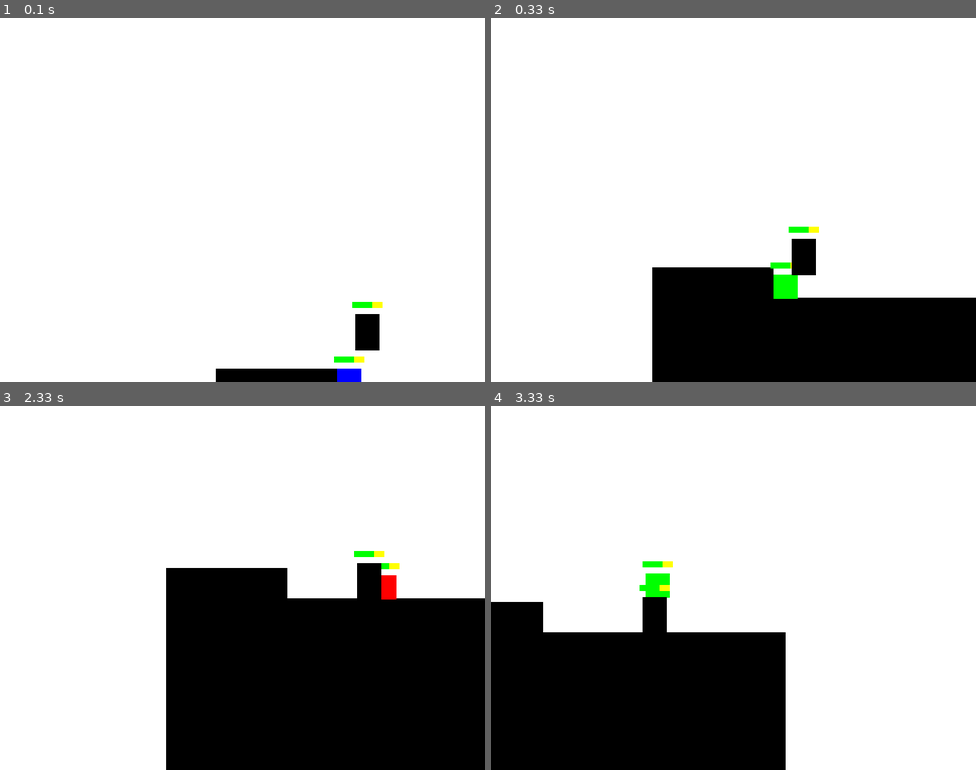
Above: before the commit, frames 1-4 (two rows, left to right).
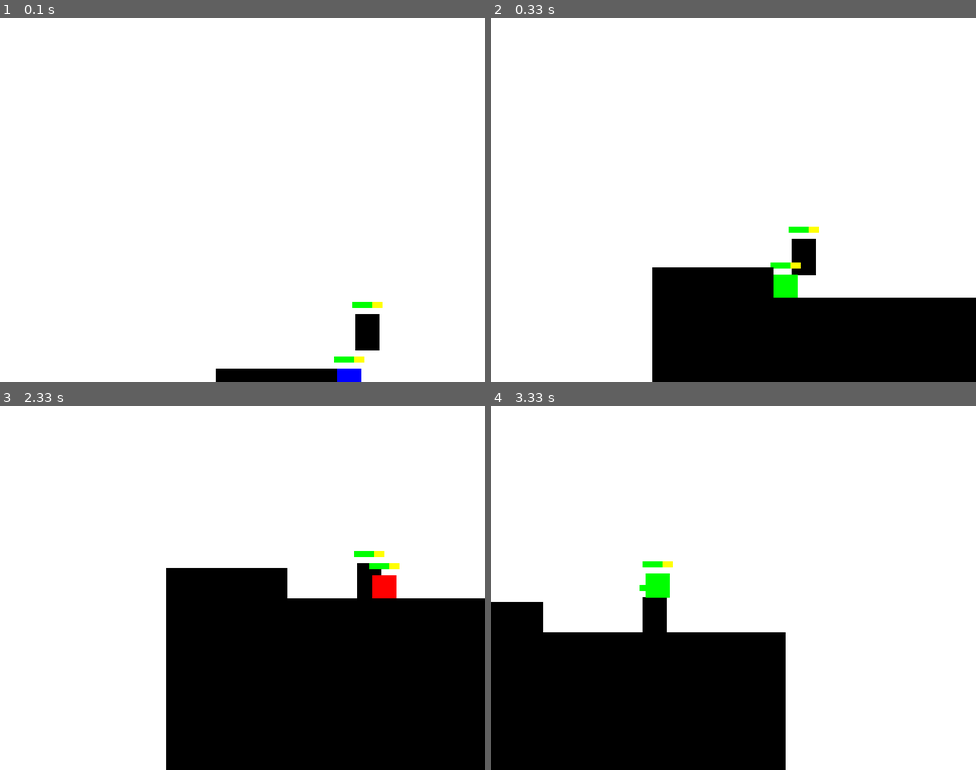
Above: after the commit, the same moments.

Repository: salfk23/2drpg_pygame
Game: pygame game, started from main.py
Two runs of this game, one before a commit and one after it. Both use one fixed random seed, a clock stepped at 60 frames per second and the inputs below.
Inputs:
- Up to frame 1 (0.1 s): no input
- Up to frame 2 (0.33 s): no input
- Up to frame 3 (2.33 s): hold D 0.33-0.8 s; hold W 0.83-1.13 s; tap J at 0.9, 1.23, 1.53, 1.73, 2.03, 2.3 s; tap I at 0.98 s; hold D 1.17-1.63 s; hold A 1.67-2.2 s; hold A from 2.23 s (still down)
- Up to frame 4 (3.33 s): tap I at 2.38 s; tap J at 2.6, 2.73, 3.13 s; release A at 2.63 s; hold W 2.67-3.03 s; hold D from 3.07 s (still down)

Frame 1 is identical in both runs. In frame 2, less than 0.1% of the frame differs, in the area x 57-64%, y 67-78%; in frame 3, 0.2%, in the area x 76-82%, y 43-54%; in frame 4, less than 0.1%.

Commit message:
First entity priority on screen Render

Diff:
--- a/game_engine/renderer.py
+++ b/game_engine/renderer.py
@@ -30,7 +30,9 @@
             heading +=  pygame.Vector2(velocity.x*75, velocity.y*25)
         self.camera += heading * 0.05
         offset = -self.camera + (pygame.Vector2(self.config.screen_dimension)//2)
-        for entity in self.entity_manager.get_on_screen():
+        on_screen = self.entity_manager.get_on_screen()
+        on_screen.reverse()
+        for entity in on_screen:
             self.window.blit(entity.object, entity.position+offset)
         pygame.display.update()
 
